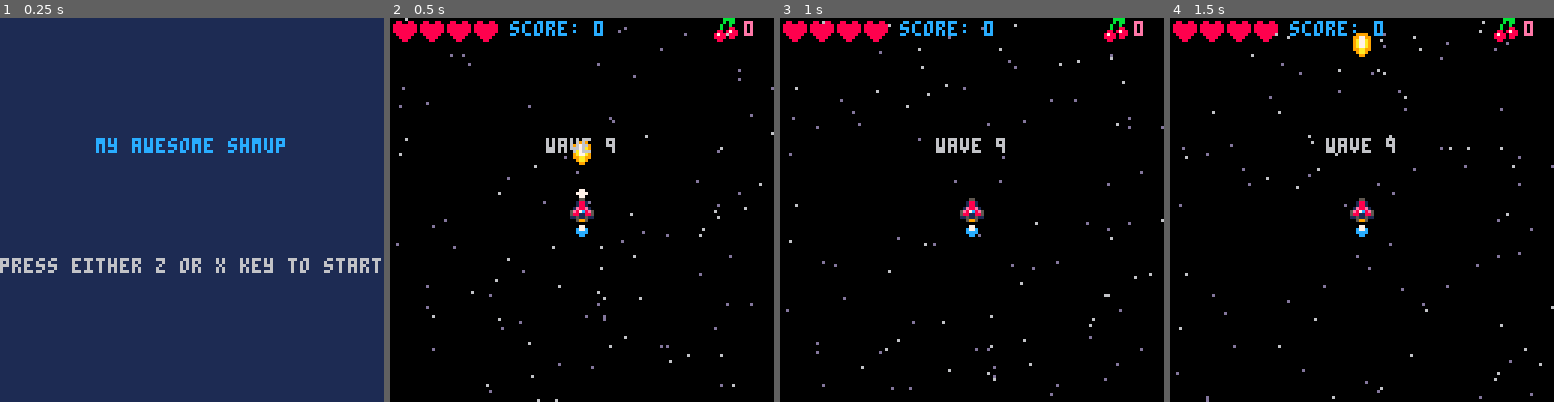
Above: before the commit, frames 1-4 (left to right).
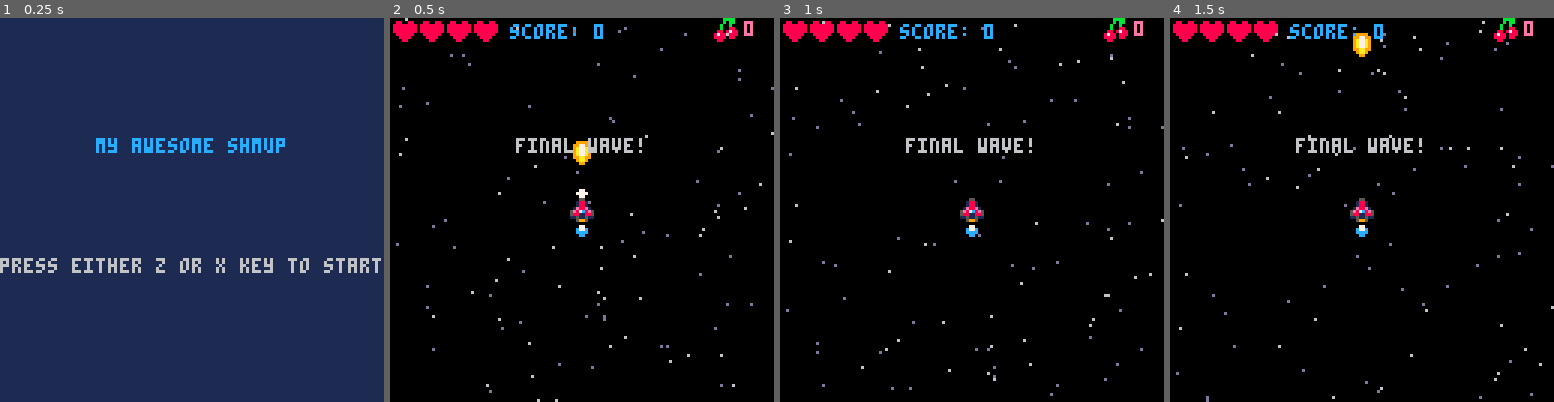
Above: after the commit, the same moments.

Repository: CRBroughton/pico-8-hero
Game: PICO-8 cartridge src/pico-8-hero.p8
Two runs of this game, one before a commit and one after it. Both use one fixed random seed, a clock stepped at 60 frames per second and the inputs below.
Inputs:
- Up to frame 1 (0.25 s): no input
- Up to frame 2 (0.5 s): tap X (X key) at 0.33 s
- Up to frame 3 (1 s): tap O (Z key) at 0.7 s
- Up to frame 4 (1.5 s): tap X (X key) at 1.07 s

Frame 1 is identical in both runs. In frame 2, 1.0% of the frame differs, in the area x 31-66%, y 0-36%; in frame 3, 1.0%; in frame 4, 1.0%.

Commit message:
fix: :sparkles: add all tweaks

Diff:
--- a/src/behaviour.lua
+++ b/src/behaviour.lua
@@ -112,7 +112,7 @@
 
     if gametime > nextfire then
         pickfire()
-        nextfire = gametime + 20 + rnd(20)
+        nextfire = gametime + firefreq + rnd(firefreq)
     end
 
     -- every 2 seconds
@@ -175,24 +175,34 @@
         enemy.phasebegin = gametime
         enemy.ghost = true
         bullets = {}
+        music(-1)
         sfx(51)
         return
     end
 
     del (enemies, enemy)
     sfx(2)
+
     score += 1
+    local scoremult = 1
     local cherrychance = 0.1
     createparticle(enemy.x + 4, enemy.y + 4)
 
     if enemy.mission == "attack" then
         -- randomly picks another enemy to attack, enrage
+        scoremult = 2
         if rnd() < 0.5 then
             pickattack()
         end
         cherrychance = 0.2
-        popfloat("100", enemy.x + 4, enemy.y + 4)
-    end
+    end
+
+    score += enemy.score * scoremult
+
+    if scoremult != 1 then
+        popfloat(makescore(enemy.score * scoremult), enemy.x + 4, enemy.y + 4)
+    end
+
     if rnd() < 0.1 then
         droppickup(enemy.x, enemy.y)
     end
@@ -218,7 +228,9 @@
             cherries = 0
             popfloat("1up!", pickup.x + 4, pickup.y + 4)
         else
-            score += 10
+            score += 50
+            popfloat(makescore(50), pickup.x + 4, pickup.y + 4)
+            sfx(30)
             cherries = 0
         end
     else
--- a/src/boss.lua
+++ b/src/boss.lua
@@ -157,15 +157,17 @@
         sfx(2)
         shake = 2
     end
-    if enemy.phasebegin + 2 * 30 < gametime then
-        if gametime % 5 == 0 then
+    if enemy.phasebegin + 3 * 30 < gametime then
+        if gametime % 4 == 2 then
             createparticle(enemy.x + rnd(32), enemy.y + rnd(24))
             sfx(2)
             shake = 2
         end
     end
     -- transition
-    if enemy.phasebegin + 4 * 30 < gametime then
+    if enemy.phasebegin + 6 * 30 < gametime then
+        score += 100
+        popfloat(makescore(100), enemy.x + 16, enemy.y + 6)
         createbigparticle(enemy.x + 16, enemy.y + 12)
         shake = 15
         enemies = {}
--- a/src/bullets.lua
+++ b/src/bullets.lua
@@ -48,7 +48,7 @@
     bullet.sx = sin(angle) * speed
 end
 
-function cherrybomb(cherries)
+function cherrybomb()
     local spacing = 0.25 / (cherries * 2)
     for i = 1, cherries * 2 do
         local angle = 0.375 + spacing * i
--- a/src/draw.lua
+++ b/src/draw.lua
@@ -125,7 +125,7 @@
     end
 
     -- draws the scoreboard
-    print("score: " .. score, 40, 1, 12)
+    print("score: " .. makescore(score), 40, 2, 12)
 
     -- draws the health hearts
     for i = 1, ship.max_lives do
@@ -140,28 +140,64 @@
     print(cherries, 118, 1, 14)
 end
 
+function makescore(val)
+    if val == 0 then
+        return "0"
+    end
+    return val .. "00"
+end
+
 function draw_start()
     cls(1)
     cprint("my awesome shmup", 64, 40, 12)
+    if highscore > 0 then
+        cprint("highscore: ", 64, 56, 12)
+        cprint(makescore(highscore), 64, 64, 12)
+    end
     cprint("press either z or x key to start", 64, 80, blink())
 end
 
 function draw_over()
     draw_game()
-    cprint("game over", 64, 40, 2)
-    cprint("press either z or x key", 64, 80, blink())
-    cprint("to continue", 64, 90, 7)
-
+    cprint("game over", 64, 40, 8)
+    cprint("score: " .. makescore(score), 64, 56, 12)
+
+    if score > highscore then
+        cprint("new highscore!: " .. makescore(score), 64, 64, 10)
+    end
+
+    local counter = 7
+
+    if gametime % 4 < 2 then
+        counter = 10
+    end
+
+    cprint("press either z or x key", 64, 80, counter)
+    cprint("to continue", 64, 90, counter)
 end
 
 function draw_wavetext()
     draw_game()
-    cprint("wave " .. wave, 64, 40, blink())
+    if wave == lastwave then
+        cprint("final wave!", 64, 40, blink())
+    else
+        cprint("wave " .. wave .. " of " .. lastwave, 64, 40, blink())
+    end
 end
 
 function draw_win()
     draw_game()
-    cprint("congratulations", 64, 40, 2)
-    cprint("press either z or x key", 64, 80, blink())
-    cprint("to continue", 64, 90, 7)
-end
+    cprint("congratulations", 64, 40, 8)
+    if score > highscore then
+        cprint("new highscore!: " .. makescore(score), 64, 64, 10)
+    end
+
+    local counter = 7
+
+    if gametime % 4 < 2 then
+        counter = 10
+    end
+
+    cprint("press either z or x key", 64, 80, counter)
+    cprint("to continue", 64, 90, counter)
+end
--- a/src/enemies.lua
+++ b/src/enemies.lua
@@ -6,6 +6,7 @@
     end
     if wave == 1 then
         attackfreq = 60
+        firefreq = 20
         -- space invaders
         placeenemies({
             { 0, 1, 1, 1, 1, 1, 1, 1, 1, 0 },
@@ -16,6 +17,7 @@
     elseif wave == 2 then
         -- red tutorial
         attackfreq = 60
+        firefreq = 20
         placeenemies({
             { 1, 1, 2, 2, 1, 1, 2, 2, 1, 1 },
             { 1, 1, 2, 2, 1, 1, 2, 2, 1, 1 },
@@ -24,7 +26,8 @@
         })
     elseif wave == 3 then
         -- wall of red
-        attackfreq = 60
+        attackfreq = 50
+        firefreq = 20
         placeenemies({
             { 1, 1, 2, 2, 1, 1, 2, 2, 1, 1 },
             { 1, 1, 2, 2, 2, 2, 2, 2, 1, 1 },
@@ -33,7 +36,8 @@
         })
     elseif wave == 4 then
         -- spin tutorial
-        attackfreq = 60
+        attackfreq = 50
+        firefreq = 15
         placeenemies({
             { 3, 3, 0, 1, 1, 1, 1, 0, 3, 3 },
             { 3, 3, 0, 1, 1, 1, 1, 0, 3, 3 },
@@ -42,7 +46,8 @@
         })
     elseif wave == 5 then
         -- chess
-        attackfreq = 60
+        attackfreq = 50
+        firefreq = 15
         placeenemies({
             { 3, 1, 3, 1, 2, 2, 1, 3, 1, 3 },
             { 1, 3, 1, 2, 1, 1, 3, 1, 3, 1 },
@@ -51,16 +56,18 @@
         })
     elseif wave == 6 then
         -- yellow
-        attackfreq = 60
+        attackfreq = 40
+        firefreq = 10
         placeenemies({
-            { 1, 1, 1, 0, 4, 0, 0, 1, 1, 1 },
-            { 1, 1, 0, 0, 0, 0, 0, 0, 1, 1 },
+            { 2, 2, 2, 0, 4, 0, 0, 2, 2, 2 },
+            { 2, 2, 0, 0, 0, 0, 0, 0, 2, 2 },
             { 1, 1, 0, 1, 1, 1, 1, 0, 1, 1 },
             { 1, 1, 0, 1, 1, 1, 1, 0, 1, 1 },
         })
     elseif wave == 7 then
         -- double yellow
-        attackfreq = 60
+        attackfreq = 40
+        firefreq = 10
         placeenemies({
             { 3, 3, 0, 1, 1, 1, 1, 0, 3, 3 },
             { 4, 0, 0, 2, 2, 2, 2, 0, 4, 0 },
@@ -70,17 +77,16 @@
         })
     elseif wave == 8 then
         -- hell
-        attackfreq = 60
+        attackfreq = 30
+        firefreq = 10
         placeenemies({
             { 0, 0, 1, 1, 1, 1, 1, 1, 0, 0 },
             { 3, 3, 1, 1, 1, 1, 1, 1, 3, 3 },
             { 3, 3, 2, 2, 2, 2, 2, 2, 3, 3 },
             { 3, 3, 2, 2, 2, 2, 2, 2, 3, 3 }
-
         })
     elseif wave == 9 then
         -- boss
-        attackfreq = 60
         placeenemies({
             { 0, 0, 0, 0, 5, 0, 0, 0, 0, 0 },
             { 0, 0, 0, 0, 0, 0, 0, 0, 0, 0 },
@@ -139,16 +145,19 @@
         enemy.sprite = 21
         enemy.hp = 3
         enemy.animation = {21, 22, 23, 24}
+        enemy.score = 1
     elseif enemytype == 2 then
         -- red enemy
         enemy.sprite = 148
         enemy.hp = 2
         enemy.animation = {148, 149}
+        enemy.score = 2
     elseif enemytype == 3 then
         -- spinning enemy
         enemy.sprite = 184
         enemy.hp = 4
         enemy.animation = {184, 185, 186, 187}
+        enemy.score = 3
     elseif enemytype == 4 then
         -- yellow
         enemy.sprite = 208
@@ -158,9 +167,10 @@
         enemy.height = 2
         enemy.collisionwidth = 16
         enemy.collisionheight = 16
+        enemy.score = 5
     elseif enemytype == 5 then
         -- boss
-        enemy.hp = 130
+        enemy.hp = 1
         enemy.sprite = 68
         enemy.animation = {68, 72, 76, 72}
         enemy.width = 4
--- a/src/main.lua
+++ b/src/main.lua
@@ -7,6 +7,7 @@
     blinkt = 1
     gametime = 0
     shake = 0
+    highscore = 0
 end
 
 function _draw()
@@ -67,6 +68,7 @@
     cherries = 0
 
     attackfreq = 60
+    firefreq = 20
     nextfire = 0
 
     stars = {}
--- a/src/update.lua
+++ b/src/update.lua
@@ -24,7 +24,7 @@
 
     if btnp(4) then
         if cherries > 0 then
-            cherrybomb(cherries)
+            cherrybomb()
             cherries = 0
         else
             sfx(32)
@@ -95,6 +95,19 @@
                 if enemy.hp <= 0 then
                     killed(enemy)
 
+                end
+            end
+        end
+    end
+
+    -- cherry collision with bullets
+    for bullet in all(bullets) do
+        if bullet.sprite == 17 then
+            for enemybullet in all(enemybullets) do
+                if iscolliding(enemybullet, bullet) then
+                    del(enemybullets, enemybullet)
+                    score += 5
+                    small_wave(enemybullet.x, enemybullet.y, 8)
                 end
             end
         end
@@ -198,6 +211,7 @@
 
     -- checks for wave finished
     if mode == "game" and #enemies == 0 then
+        enemybullets = {}
         nextwave()
     end
 end
@@ -228,6 +242,9 @@
     end
     if buttonreleased then
         if btnp(4) or btnp(5) then
+            if score > highscore then
+                highscore = score
+            end
             startscreen()
             buttonreleased = false
         end
@@ -244,6 +261,9 @@
     end
     if buttonreleased then
         if btnp(4) or btnp(5) then
+            if score > highscore then
+                highscore = score
+            end
             startscreen()
             buttonreleased = false
         end
